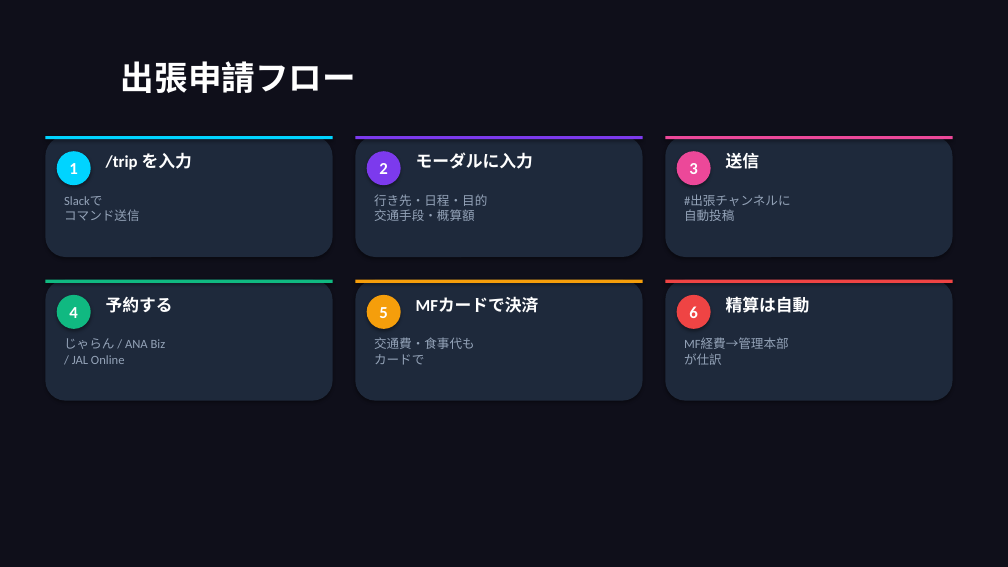
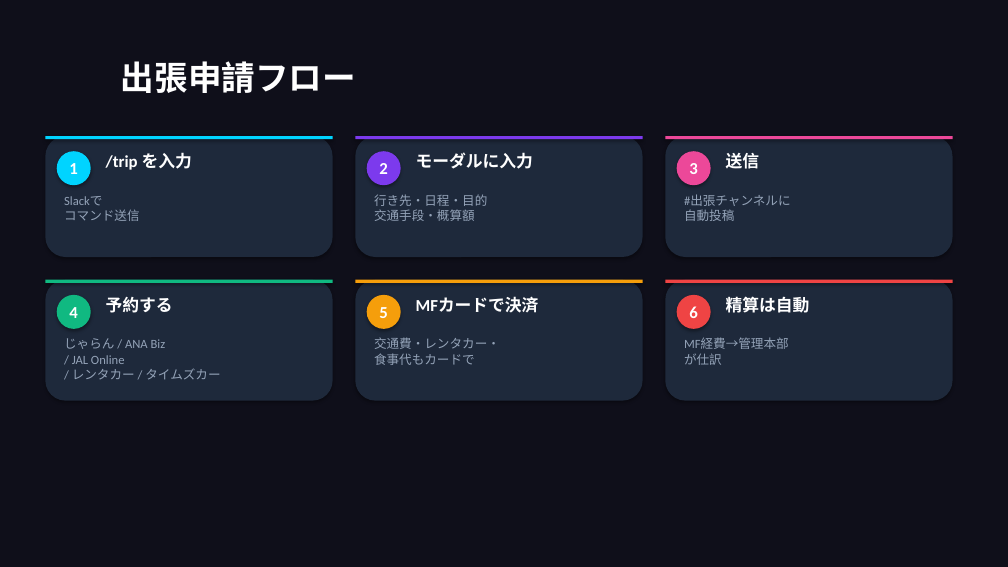
Before and after one commit to takeshiizawa123/next-procurement-poc, a slide deck: slide 17 of docs/user-manual.pptx. Drawn at 1008x567 pixels with LibreOffice and Linux fonts; fonts in the diff are those of the drawing. Boxes give left, top, right and bottom in pixels: in the first picture for what was removed or moved away, otherwise in the second. Text is boxed around its words. In the diff, an @@ line names an element or a change of style, - is before the commit and + after.

```diff
--- a/docs/user-manual.pptx
+++ b/docs/user-manual.pptx
@@ text at (64,338,220,380): text changed @@
-じゃらん / ANA Biz
-/ JAL Online
+じゃらん / ANA Biz
+/ JAL Online
+/ レンタカー / タイムズカー
@@ text at (374,337,500,365): text changed @@
-交通費・食事代も
-カードで
+交通費・レンタカー・
+食事代もカードで
```
Also in this commit, not shown: 1 other slide changed, 5 other files.
